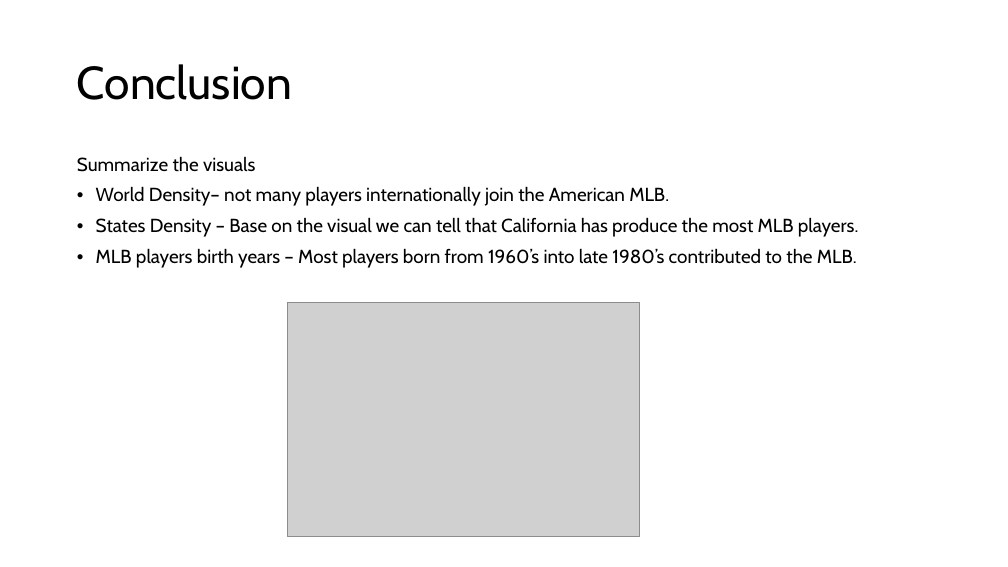
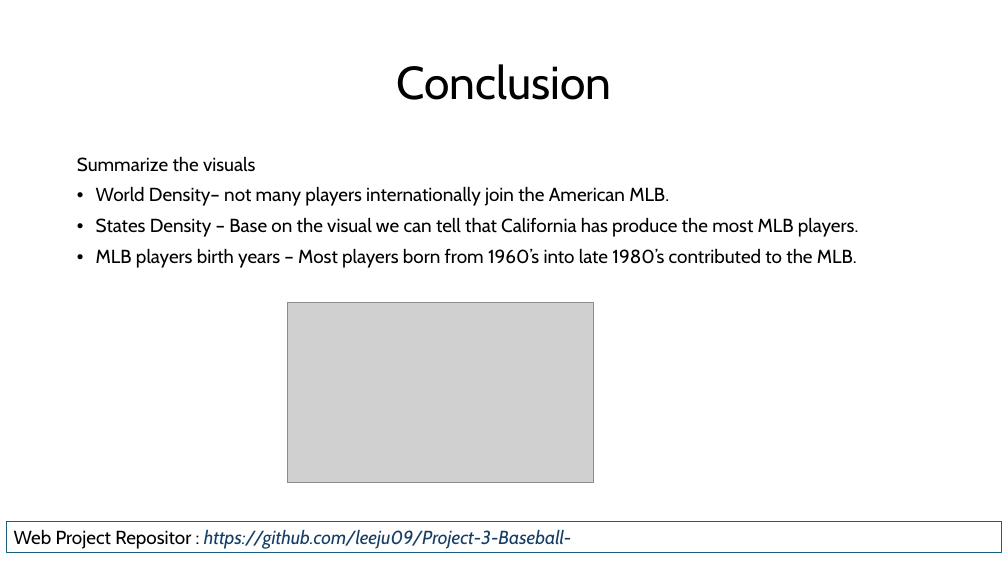
Before and after one commit to leeju09/Project-3-Baseball-, a slide deck: slide 8 of Presentation/Proect3_Group3.pptx (slide 5 before the commit). Drawn at 1008x567 pixels with LibreOffice and Linux fonts; fonts in the diff are those of the drawing; grey boxes stand for pictures. Boxes give left, top, right and bottom in pixels: in the first picture for what was removed or moved away, otherwise in the second. Text is boxed around its words. In the diff, an @@ line names an element or a change of style, - is before the commit and + after.

Commit message:
commit some changes to the presentation

```diff
--- a/Presentation/Proect3_Group3.pptx
+++ b/Presentation/Proect3_Group3.pptx
@@ title "Conclusion" at box(396, 64, 611, 100): alignment left to centre @@
@@ picture: place and size @@
-picture at box(287, 302, 640, 538)
+picture at box(287, 302, 594, 483)
@@ rectangle added at box(6, 522, 1002, 552), outline #156082 1 pt, 18 pt, text #163E64, italic @@
+Web Project Repositor : https://github.com/leeju09/Project-3-Baseball-
```
Also in this commit, not shown: 5 slides added, 1 slide removed.
